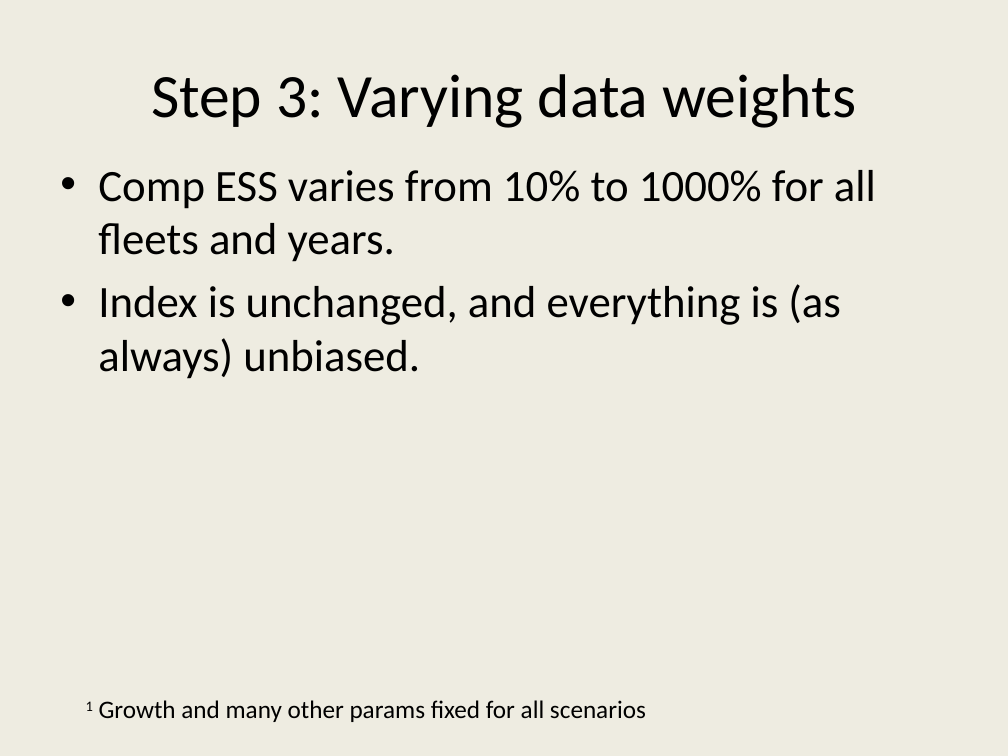
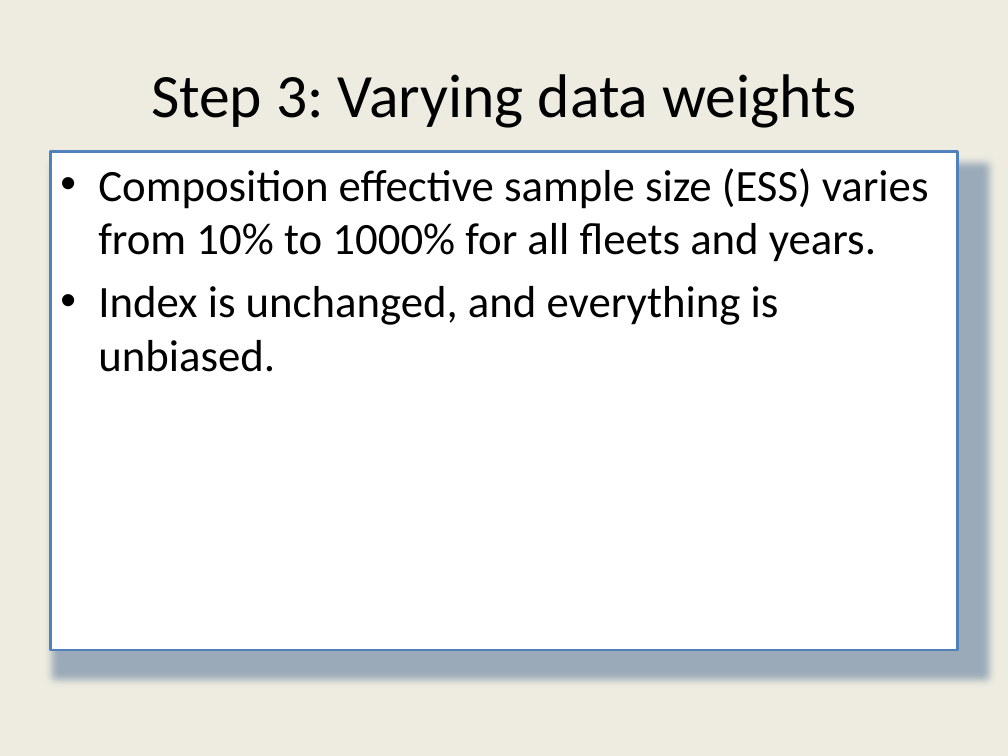
Before and after one commit to ss3sim/workshop, a slide deck: slide 29 of ss3sim_workshop.pptx (slide 25 before the commit). Drawn at 1008x756 pixels with LibreOffice and Linux fonts; fonts in the diff are those of the drawing. Boxes give left, top, right and bottom in pixels: in the first picture for what was removed or moved away, otherwise in the second. Text is boxed around its words. In the diff, an @@ line names an element or a change of style, - is before the commit and + after.

```diff
--- a/ss3sim_workshop.pptx
+++ b/ss3sim_workshop.pptx
@@ text "Composition effective sample size (ESS) ...": place and size @@
-text "Composition effective sample size (ESS) ..." at [98,170,876,379]
+text "Composition effective sample size (ESS) ..." at [50,151,958,650]
@@ text "Composition effective sample size (ESS) ..." at [50,151,958,650]: fill none to #FFFFFF; outline none to #4F81BD 2 pt; shadow on @@
@@ text at [98,168,929,372]: text changed @@
-• Comp ESS varies from 10% to 1000% for all fleets and years.
-• Index is unchanged, and everything is (as always) unbiased.
+• Composition effective sample size (ESS) varies from 10% to 1000% for all fleets and years.
+• Index is unchanged, and everything is unbiased.
@@ text removed at [86,700,646,722] @@
-1 Growth and many other params fixed for all scenarios
```
Also in this commit, not shown: 25 other slides changed, 5 slides added, 2 slides removed.
